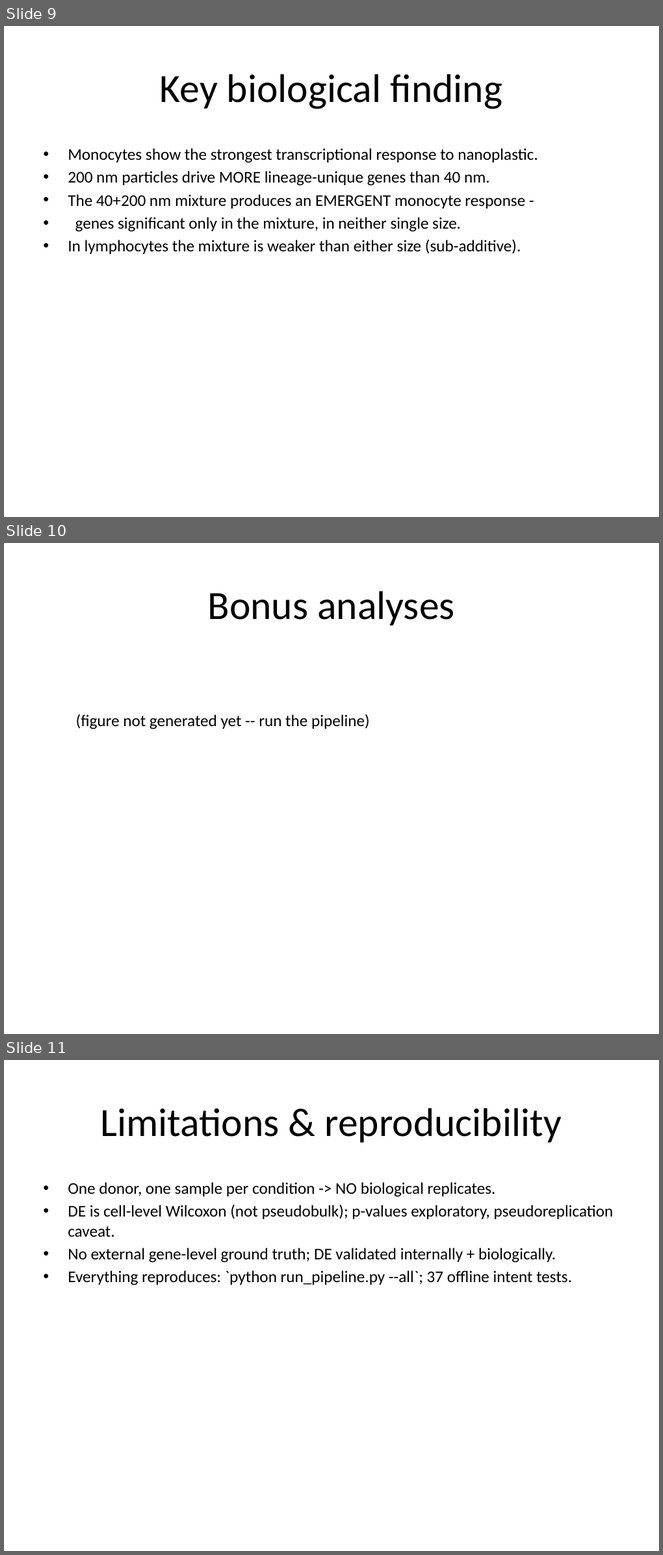
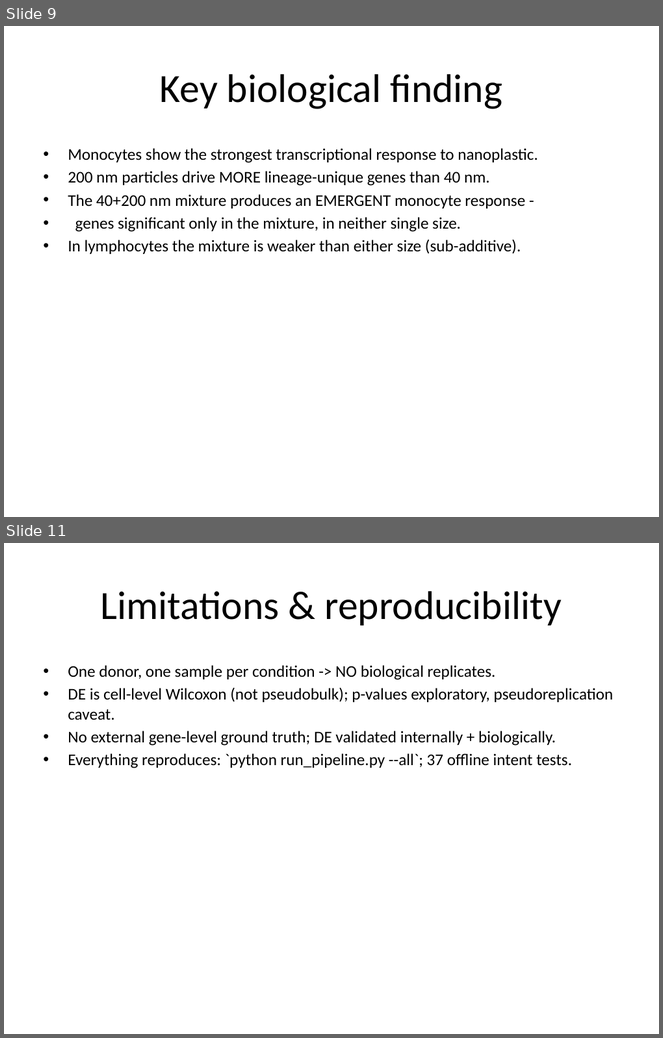
Before and after one commit to MegatronJeremy/ANOA-ANO, a slide deck: results/slides/GI_nanoplastic.pptx. Shown one above the other, each under a label of ours: slides 9, 10 and 11 before the commit, slides 9 and 11 after it; the slides between them are not shown. The pictures are 663x1555 and 663x1038 pixels, drawn with LibreOffice and Linux fonts; fonts in the diff are those of the drawing. Boxes give left, top, right and bottom in pixels: in the first picture for what was removed or moved away, otherwise in the second. Text is boxed around its words. In the diff, an @@ line names an element or a change of style, - is before the commit and + after.

```diff
--- a/results/slides/GI_nanoplastic.pptx
+++ b/results/slides/GI_nanoplastic.pptx
@@ slide 10 removed at [4, 543, 659, 1034], background #FFFFFF @@
@@ title removed at [208, 591, 455, 626] @@
-Bonus analyses
@@ text removed at [76, 714, 370, 730] @@
-(figure not generated yet -- run the pipeline)
```
Also in this commit, not shown: 1 slide changed, 1 slide added.
